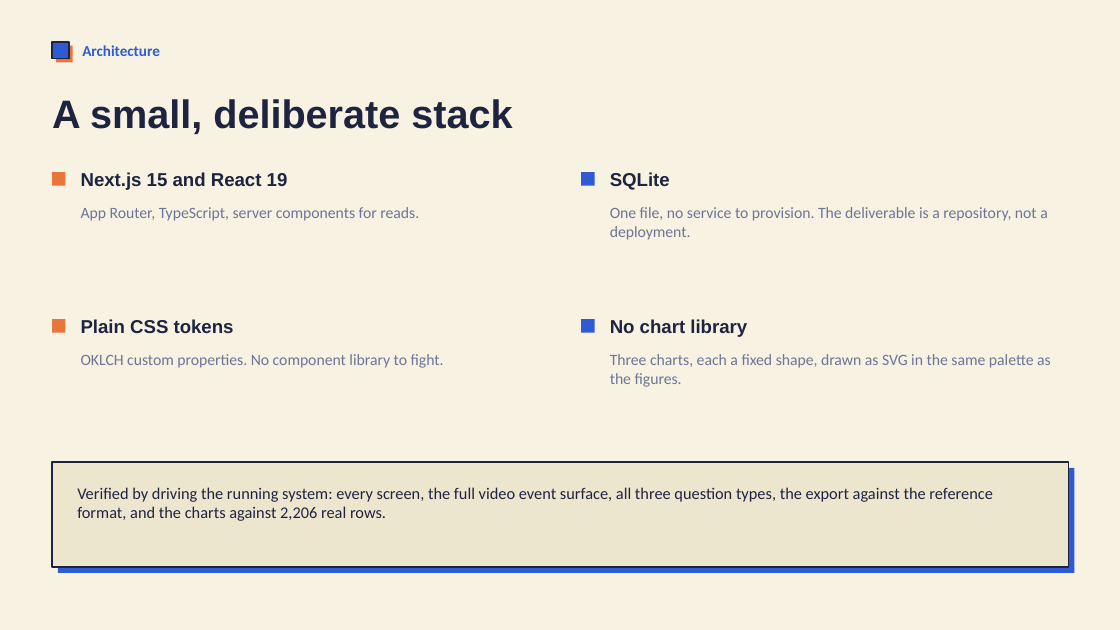
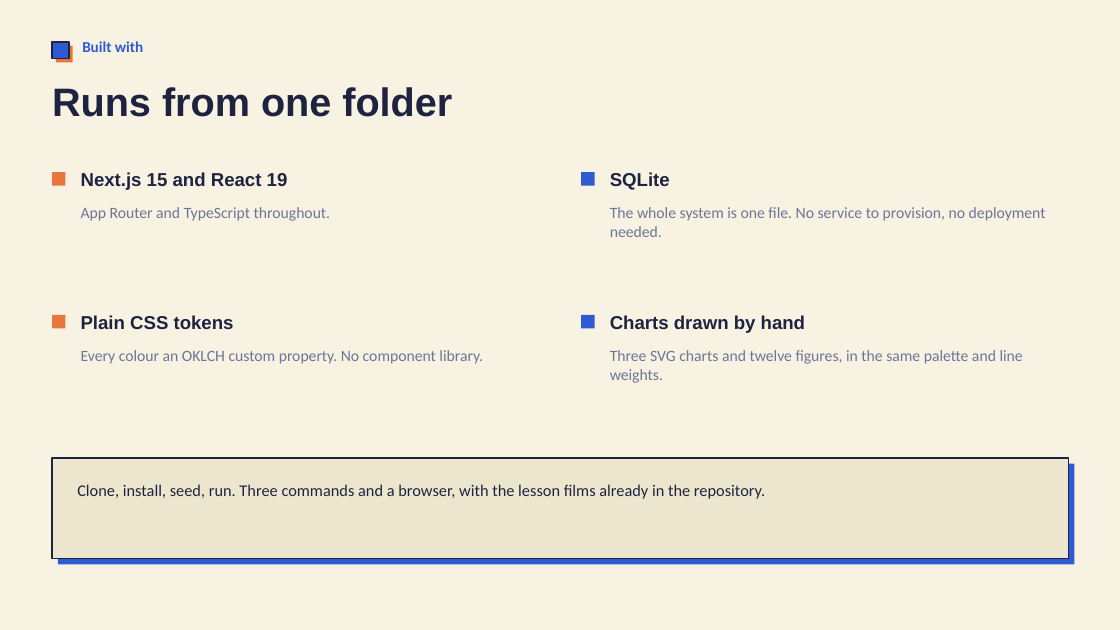
Before and after one commit to ndstab/lumen, a slide deck: slide 13 of docs/presentation.pptx. Drawn at 1120x630 pixels with LibreOffice and Linux fonts; fonts in the diff are those of the drawing. Boxes give left, top, right and bottom in pixels: in the first picture for what was removed or moved away, otherwise in the second. Text is boxed around its words. In the diff, an @@ line names an element or a change of style, - is before the commit and + after.

Commit message:
Rebuild the presentation around the finished product
The deck was spending a third of its slides on how the project got
made: which audience was picked, the three design directions compared,
and the reasoning for a custom video player over an embed. None of that
is what the product does.

Replaced with slides that show it: what a learner uses, what a lesson
contains, how quizzes behave, what the system records, how deep a
single video event goes, the educator stream, the export format, and
one slide per analytics view. Added the activity chart, which had no
slide at all.

Regenerated the seed data first. The previous dataset had a 490 event
hour from my own tooling that dwarfed every other bar in the activity
chart.

```diff
--- a/docs/presentation.pptx
+++ b/docs/presentation.pptx
@@ text at bbox=[82, 41, 143, 52]: text changed @@
-Architecture
+Built with
@@ text "Built with" at bbox=[82, 41, 143, 52]: vertical alignment middle to top @@
@@ text "Runs from one folder" at bbox=[52, 87, 452, 117]: vertical alignment middle to top @@
@@ text at bbox=[52, 87, 452, 117]: text changed @@
-A small, deliberate stack
+Runs from one folder
@@ text at bbox=[81, 207, 331, 221]: text changed @@
-App Router, TypeScript, server components for reads.
+App Router and TypeScript throughout.
@@ text at bbox=[610, 207, 1046, 237]: text changed @@
-One file, no service to provision. The deliverable is a repository, not a deployment.
+The whole system is one file. No service to provision, no deployment needed.
@@ 2 rectangles, 1 text: place and size @@
-2 rectangles, 1 text at bbox=[52, 319, 595, 333]
+2 rectangles, 1 text at bbox=[52, 315, 595, 329]
@@ text at bbox=[610, 315, 805, 333]: text changed @@
-No chart library
+Charts drawn by hand
@@ text at bbox=[81, 350, 483, 364]: text changed @@
-OKLCH custom properties. No component library to fight.
+Every colour an OKLCH custom property. No component library.
@@ text at bbox=[610, 350, 1023, 383]: text changed @@
-Three charts, each a fixed shape, drawn as SVG in the same palette as the figures.
+Three SVG charts and twelve figures, in the same palette and line weights.
@@ rectangle: place and size @@
-rectangle at bbox=[52, 462, 1069, 567]
+rectangle at bbox=[52, 458, 1069, 559]
@@ rectangle: place and size @@
-rectangle at bbox=[58, 468, 1075, 573]
+rectangle at bbox=[58, 464, 1075, 565]
@@ text at bbox=[77, 484, 765, 499]: text changed @@
-Verified by driving the running system: every screen, the full video event surface, all three question types, the export against the reference format, and the charts against 2,206 real rows.
+Clone, install, seed, run. Three commands and a browser, with the lesson films already in the repository.
```
Also in this commit, not shown: 9 other slides changed, 4 slides added, 4 slides removed, 10 other files.
